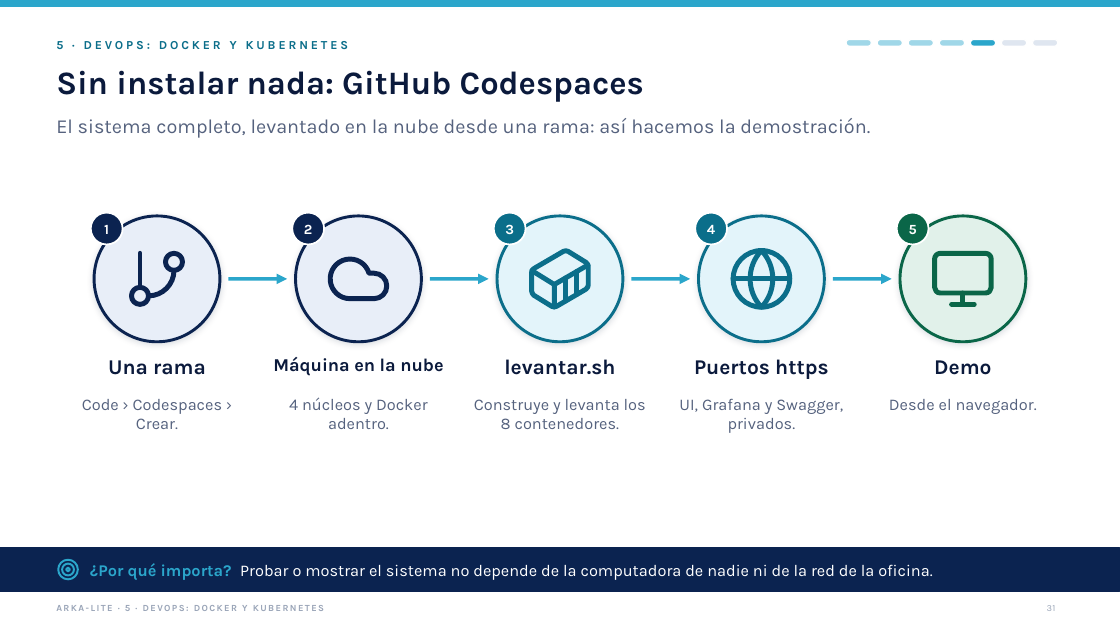
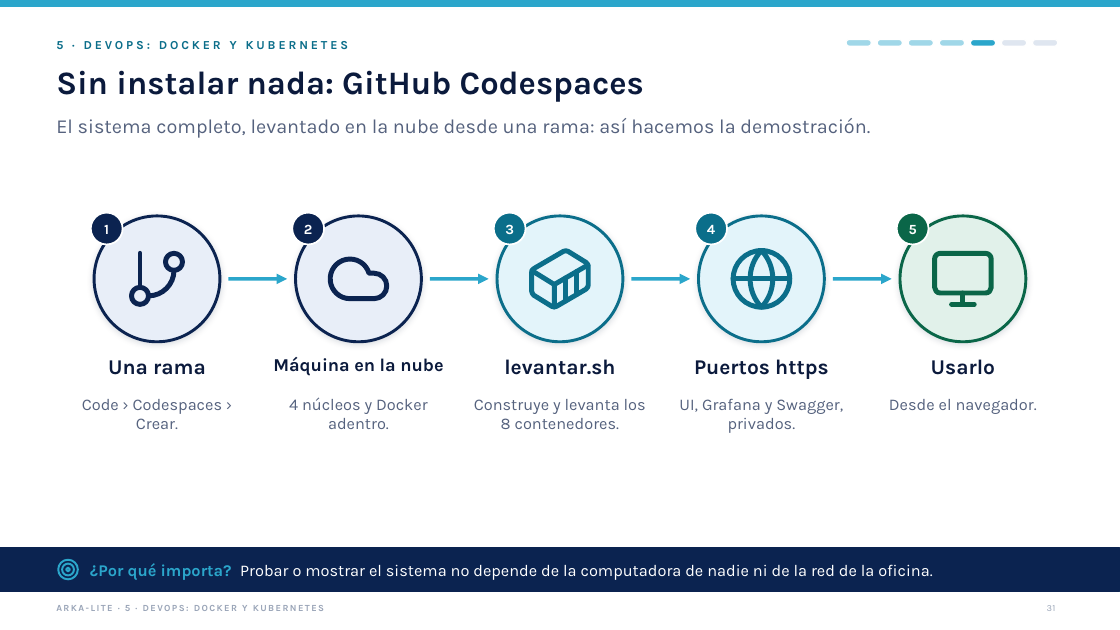
Before and after one commit to jfranceschi-dev/arka-lite, a slide deck: slide 31 of docs/presentation-data/pptx/ARKA-Lite-ejecutivo.pptx. Drawn at 1120x630 pixels with LibreOffice and Linux fonts; fonts in the diff are those of the drawing. Boxes give left, top, right and bottom in pixels: in the first picture for what was removed or moved away, otherwise in the second. Text is boxed around its words. In the diff, an @@ line names an element or a change of style, - is before the commit and + after.

```diff
--- a/docs/presentation-data/pptx/ARKA-Lite-ejecutivo.pptx
+++ b/docs/presentation-data/pptx/ARKA-Lite-ejecutivo.pptx
@@ text at bbox=[931, 359, 995, 375]: text changed @@
-Demo
+Usarlo
```
Also in this commit, not shown: 3 other slides changed, 59 other files.
